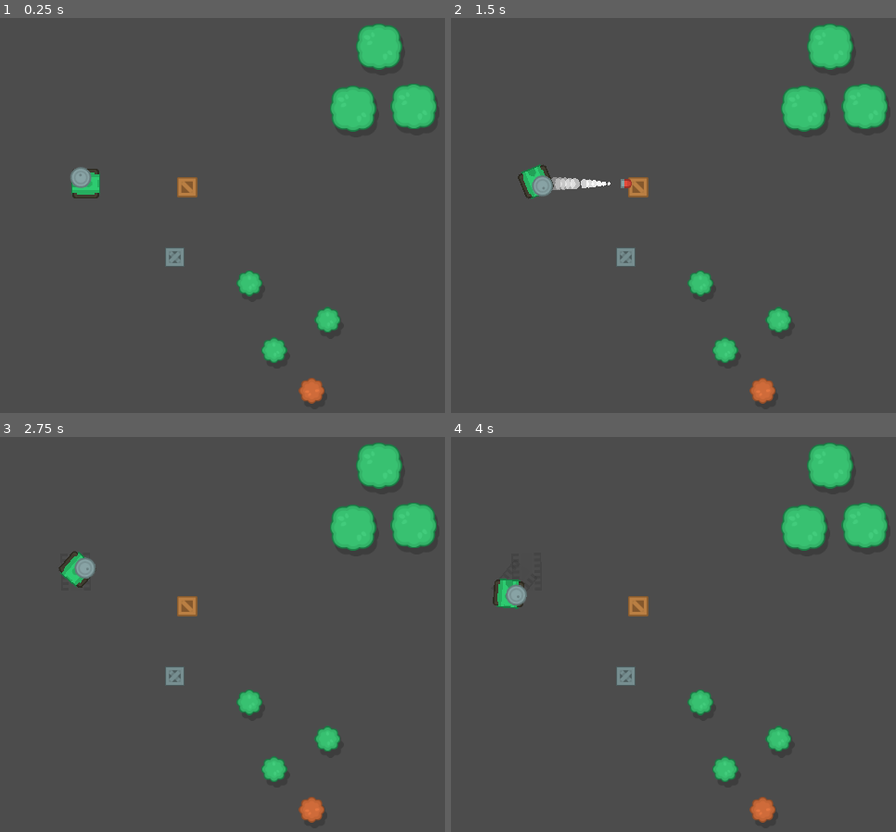
Above: before the commit, frames 1-4 (two rows, left to right).
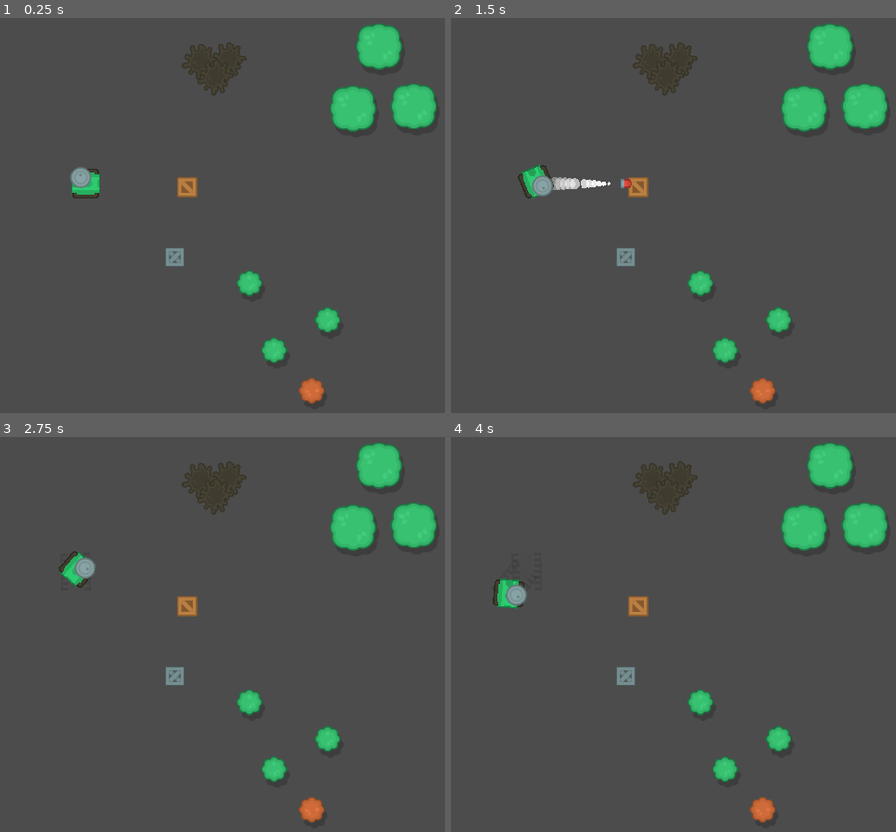
Above: after the commit, the same moments.

Repository: RuanSR/rogue-tank-game
Game: Godot game, scene res://src/Levels/TestLevel/View/TestArea.tscn
The game is run twice, just before and just after one commit, with the same random seed, the same clock (stepped at 60 frames per second) and the same inputs. The engine's default icon, where the game draws it, is replaced by a stand-in: a white triangle on a blue panel in a dark square.
Inputs (mouse positions are in pixels of both pictures, inside the frame that each line leads up to):
- Up to frame 1 (0.25 s): no input
- Up to frame 2 (1.5 s): tap Enter at 0.5 s; move the mouse to (outside the picture) at 0.52 s; hold Right (ui_right) 0.53-1.28 s; tap Space at 1.25 s; move the mouse to (593, 219) at 1.27 s; hold Down (ui_down) from 1.28 s (still down)
- Up to frame 3 (2.75 s): move the mouse to (364, 519) at 2.02 s; release Down (ui_down) at 2.03 s; hold Right (ui_right) from 2.03 s (still down)
- Up to frame 4 (4 s): move the mouse to (704, 701) at 2.77 s; release Right (ui_right) at 2.78 s; hold Up (ui_up) 2.78-3.53 s; move the mouse to (outside the picture) at 3.52 s; hold Left (ui_left) from 3.53 s (still down)

The runs differ from the first frame. In frame 1, 0.9% of the frame differs, in the area x 40-56%, y 6-20%; in frame 2, 0.9%; in frame 3, 0.9%; in frame 4, 0.9%.

Commit message:
feat: Adicionou node Oil para variacao de velocidade

Diff:
--- a/project.godot
+++ b/project.godot
@@ -38,6 +38,11 @@
 "class": "InjectModel",
 "language": "GDScript",
 "path": "res://src/@Shared/InjectModel/inject_model.gd"
+}, {
+"base": "Reference",
+"class": "OilUtils",
+"language": "GDScript",
+"path": "res://src/Modules/@World/Objects/OilSpill/oil_utils.gd"
 }, {
 "base": "KinematicBody2D",
 "class": "PlayerBase",
@@ -81,6 +86,7 @@
 "BulletBase": "",
 "CommonPlayer": "",
 "InjectModel": "",
+"OilUtils": "",
 "PlayerBase": "",
 "PlayerModel": "",
 "PlayerPresenter": "",
--- a/src/Levels/TestLevel/View/TestArea.tscn
+++ b/src/Levels/TestLevel/View/TestArea.tscn
@@ -1,10 +1,11 @@
-[gd_scene load_steps=7 format=2]
+[gd_scene load_steps=8 format=2]
 
 [ext_resource path="res://src/Modules/PlayerTank/View/PlayerTank.tscn" type="PackedScene" id=1]
 [ext_resource path="res://src/Modules/@World/Objects/Crate/@Assets/crateWood.png" type="Texture" id=2]
 [ext_resource path="res://src/Modules/PlayerTank/@SubModules/TankBarrel/TankBarrel.tscn" type="PackedScene" id=3]
 [ext_resource path="res://src/Modules/@World/Objects/Crate/Crate.tscn" type="PackedScene" id=4]
 [ext_resource path="res://src/Modules/@World/Tree/Tree.tscn" type="PackedScene" id=5]
+[ext_resource path="res://src/Modules/@World/Objects/OilSpill/OilSpill.tscn" type="PackedScene" id=6]
 
 [sub_resource type="RectangleShape2D" id=1]
 extents = Vector2( 517.25, 14 )
@@ -78,4 +79,13 @@
 position = Vector2( 636, 92 )
 selected_skin_index = 2
 
+[node name="OilSpill" parent="." instance=ExtResource( 6 )]
+position = Vector2( 389, 113 )
+
+[node name="OilSpill2" parent="." instance=ExtResource( 6 )]
+position = Vector2( 428, 111 )
+
+[node name="OilSpill3" parent="." instance=ExtResource( 6 )]
+position = Vector2( 410, 135 )
+
 [editable path="Crate2"]
--- /dev/null
+++ b/src/Modules/@World/Objects/OilSpill/OilSpill.gd
@@ -0,0 +1,9 @@
+extends Area2D
+
+var oil_utils: OilUtils = OilUtils.new()
+
+func _on_OilSpill_body_entered(body):
+	add_to_group(oil_utils.get_named_group_schema(str(body)))
+
+func _on_OilSpill_body_exited(body):
+	remove_from_group(oil_utils.get_named_group_schema(str(body)))
--- /dev/null
+++ b/src/Modules/@World/Objects/OilSpill/OilSpill.tscn
@@ -0,0 +1,20 @@
+[gd_scene load_steps=4 format=2]
+
+[ext_resource path="res://src/Modules/@World/Objects/OilSpill/@Assets/oilSpill_large.png" type="Texture" id=1]
+[ext_resource path="res://src/Modules/@World/Objects/OilSpill/OilSpill.gd" type="Script" id=2]
+
+[sub_resource type="CircleShape2D" id=1]
+radius = 21.0
+
+[node name="OilSpill" type="Area2D"]
+collision_layer = 0
+script = ExtResource( 2 )
+
+[node name="Sprite" type="Sprite" parent="."]
+texture = ExtResource( 1 )
+
+[node name="CollisionShape2D" type="CollisionShape2D" parent="."]
+shape = SubResource( 1 )
+
+[connection signal="body_entered" from="." to="." method="_on_OilSpill_body_entered"]
+[connection signal="body_exited" from="." to="." method="_on_OilSpill_body_exited"]
--- /dev/null
+++ b/src/Modules/@World/Objects/OilSpill/oil_utils.gd
@@ -0,0 +1,4 @@
+class_name OilUtils
+
+func get_named_group_schema(name: String) -> String:
+	return "oil-"+name;
--- a/src/Modules/Managers/SkinManager/skin_manager.gd
+++ b/src/Modules/Managers/SkinManager/skin_manager.gd
@@ -95,7 +95,6 @@
 	sprite.set_texture(selected_texture)
 
 func get_sprite_texture() -> Texture:
-	print(selected_texture)
 	_load_texture()
 	return selected_texture;
 
--- a/src/Modules/PlayerTank/Presenter/player_tank_presenter.gd
+++ b/src/Modules/PlayerTank/Presenter/player_tank_presenter.gd
@@ -7,6 +7,7 @@
 var _model: PlayerModel
 
 var _common: CommonPlayer = CommonPlayer.new()
+var oil_utils: OilUtils = OilUtils.new()
 
 var _self_ref: String
 
@@ -48,7 +49,11 @@
 
 	_acceleration = lerp(_acceleration, _model.MAX_SPEED * direction_value, .03)
 
-	var _linear_velocity: Vector2 = _view.move_and_slide(Vector2(cos(_view.rotation), sin(_view.rotation)) * _acceleration)
+	var variation_velocity: float = 1
+	if (_view.get_tree().get_nodes_in_group(oil_utils.get_named_group_schema(str(_view)))):
+		variation_velocity = .3
+
+	var _linear_velocity: Vector2 = _view.move_and_slide(Vector2(cos(_view.rotation), sin(_view.rotation)) * _acceleration * variation_velocity)
 
 	_add_travel(_linear_velocity)
 
--- a/src/Modules/PlayerTank/View/PlayerTank.tscn
+++ b/src/Modules/PlayerTank/View/PlayerTank.tscn
@@ -11,6 +11,7 @@
 __meta__ = {
 "_edit_group_": true
 }
+speed_velocity = 400
 path_skins = "res://src/Modules/PlayerTank/@Assets/tank_body/"
 
 [node name="TankBodySkinManager" parent="." instance=ExtResource( 7 )]
Binary file added: src/Modules/@World/Objects/OilSpill/@Assets/oilSpill_large.png
Not shown, added: src/Modules/@World/Objects/OilSpill/@Assets/oilSpill_large.png.import
Binary file added: src/Modules/@World/Objects/OilSpill/@Assets/oilSpill_small.png
Not shown, added: src/Modules/@World/Objects/OilSpill/@Assets/oilSpill_small.png.import
